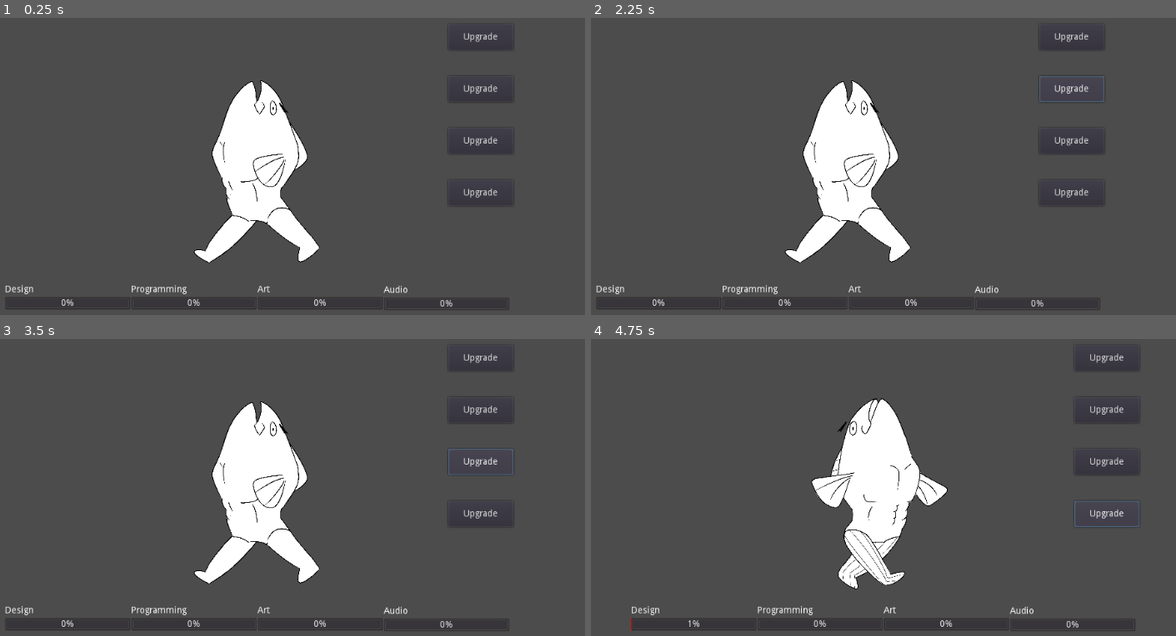
Above: before the commit, frames 1-4 (two rows, left to right).
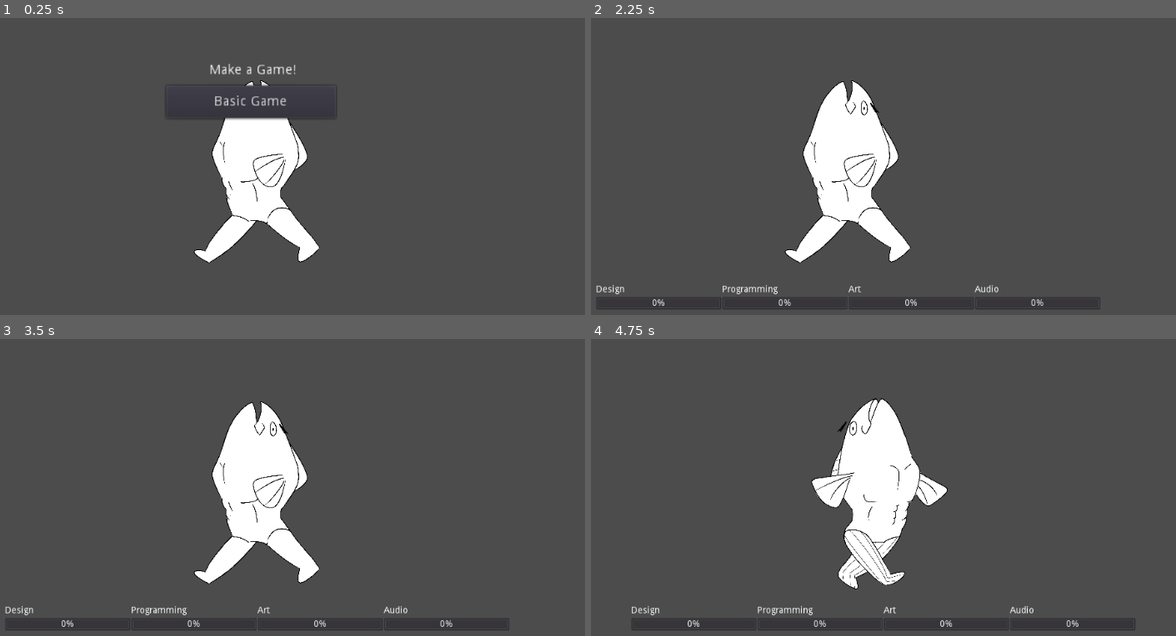
Above: after the commit, the same moments.

Repository: ChrisGoKim/Hokey-Pokey
Game: Godot game, scene res://MainScene.tscn
The game is run twice, just before and just after one commit, with the same random seed, the same clock (stepped at 60 frames per second) and the same inputs.
Inputs (mouse positions are in pixels of both pictures, inside the frame that each line leads up to):
- Up to frame 1 (0.25 s): no input
- Up to frame 2 (2.25 s): click (1070, 35) at 0.5 s, where only the run before the commit has a clickable "Upgrade"; click (842, 101) at 1.25 s, where only the run after the commit has a clickable "Basic Game"; click (1070, 89) at 2 s, where only the run before the commit has a clickable "Upgrade"
- Up to frame 3 (3.5 s): click (479, 460) at 2.75 s, where only the run before the commit has a clickable "Upgrade"
- Up to frame 4 (4.75 s): click (1070, 514) at 3.5 s, where only the run before the commit has a clickable "Upgrade"; tap Enter at 4.25 s; hold Right (ui_right) from 4.28 s (still down); tap P (progress_work) at 4.35 s

The runs differ from the first frame. In frame 1, 2.3% of the frame differs, in the area x 0-88%, y 4-99%; in frame 2, 0.6%; in frame 3, 0.5%; in frame 4, 0.6%.

Commit message:
Added a 'create a game' button which demonstrates basic game flow

Diff:
--- a/Fish.gd
+++ b/Fish.gd
@@ -1,9 +1,8 @@
 extends Node2D
-
 
 enum skills{PROGRAMMING, AUDIO, ART, DESIGN}
 var state = 3
-
+var isCreating = false
 var stats = [
 	randi() % 6, #programming
 	randi() % 6, #audio
@@ -19,6 +18,9 @@
 
 func _ready():
 	print("Ready")
+	$ProgressBars.hide()
+	$"Upgrade UI".hide()
+	$"Creation UI".show()
 	pass
 
 func _process(delta):
@@ -50,7 +52,9 @@
 		animPlaying = false
 
 	print($Anim.is_playing())
-	addProgress(state)
+
+	if isCreating == true:
+		addProgress(state)
 	pass
 
 ##ALL FUNCTIONALITY FOR UPGRADES
@@ -61,23 +65,31 @@
 
 func _on_Upgrade_Programming_pressed():
 	boostStat(skills.PROGRAMMING)
+	$"Upgrade UI".hide()
 	pass # replace with function body
 
 func _on_Upgrade_Audio_pressed():
 	boostStat(skills.AUDIO)
+	$"Upgrade UI".hide()
 	pass # replace with function body
 
 func _on_Upgrade_Art_pressed():
 	boostStat(skills.ART)
+	$"Upgrade UI".hide()
 	pass # replace with function body
 
 func _on_Upgrade_Design_pressed():
 	boostStat(skills.DESIGN)
+	$"Upgrade UI".hide()
 	pass # replace with function body
 
+
+
+
+
 func addProgress(var task):
-	#Calculation for progress bar. If you hit spacebar during a tick, it will give you a bonus based on your stats
-	var calculation = (.005 * stats[task])
+	#Calculation for progress bar. If you hit 'p' during a tick, it will give you a bonus based on your stats
+	var calculation = (.005 * stats[task]) #.005
 	if Input.is_action_just_pressed("progress_work"):
 		calculation += (.1 * stats[task])
 		pass
@@ -97,20 +109,33 @@
 func _on_DesignBar_value_changed(value):
 	if $ProgressBars/DesignBar.value >= 100:
 		state = 0
+		stats[3] += 2
 	pass # replace with function body
 
 func _on_Programming_Bar_value_changed(value):
 	if $"ProgressBars/Programming Bar".value >= 100:
 		state = 2
+		stats[0] += 2
 	pass # replace with function body
 
 
 func _on_Art_Bar_value_changed(value):
 	if $"ProgressBars/Art Bar".value >= 100:
 		state = 1
+		stats[2] += 2
 	pass # replace with function body
 
 func _on_Audio_Bar_value_changed(value):
 	if $"ProgressBars/Audio Bar".value >= 100:
-		pass#get money and upgrade chance
+		stats[1] += 2
+		$"Upgrade UI".show()
 	pass # replace with function body
+
+
+
+
+func _on_Basic_Game_pressed():
+	$"Creation UI".hide()
+	$ProgressBars.show()
+	isCreating = true
+	pass # replace with function body
--- a/Fish.tscn
+++ b/Fish.tscn
@@ -160,13 +160,68 @@
 script = ExtResource( 1 )
 _sections_unfolded = [ "Transform" ]
 
-[node name="AnimateFish" type="AnimatedSprite" parent="." index="0"]
+[node name="Creation UI" type="Node2D" parent="." index="0"]
+
+position = Vector2( -6.62501, -71.3749 )
+scale = Vector2( 1.47265, 1.47265 )
+z_index = 7
+_sections_unfolded = [ "Transform", "Z Index" ]
+
+[node name="Basic Game" type="Button" parent="Creation UI" index="0"]
+
+anchor_left = 0.0
+anchor_top = 0.0
+anchor_right = 0.0
+anchor_bottom = 0.0
+margin_left = -86.0
+margin_top = -23.0
+margin_right = 91.0
+margin_bottom = 11.0
+rect_pivot_offset = Vector2( 0, 0 )
+rect_clip_content = false
+focus_mode = 2
+mouse_filter = 0
+mouse_default_cursor_shape = 0
+size_flags_horizontal = 1
+size_flags_vertical = 1
+toggle_mode = false
+enabled_focus_mode = 2
+shortcut = null
+group = null
+text = "Basic Game"
+flat = false
+align = 1
+
+[node name="Intro" type="Label" parent="Creation UI" index="1"]
+
+anchor_left = 0.0
+anchor_top = 0.0
+anchor_right = 0.0
+anchor_bottom = 0.0
+margin_left = -41.0
+margin_top = -46.0
+margin_right = 50.0
+margin_bottom = -32.0
+rect_pivot_offset = Vector2( 0, 0 )
+rect_clip_content = false
+mouse_filter = 2
+mouse_default_cursor_shape = 0
+size_flags_horizontal = 1
+size_flags_vertical = 4
+text = "Make a Game!"
+percent_visible = 1.0
+lines_skipped = 0
+max_lines_visible = -1
+
+[node name="AnimateFish" type="AnimatedSprite" parent="." index="1"]
 
 scale = Vector2( 0.117314, 0.117314 )
+z_index = -1
 frames = SubResource( 1 )
 animation = "default"
-
-[node name="Anim" type="AnimationPlayer" parent="." index="1"]
+_sections_unfolded = [ "Transform", "Z Index" ]
+
+[node name="Anim" type="AnimationPlayer" parent="." index="2"]
 
 root_node = NodePath("../AnimateFish")
 autoplay = ""
@@ -177,7 +232,7 @@
 blend_times = [  ]
 _sections_unfolded = [ "Pause", "Playback Options" ]
 
-[node name="Camera2D" type="Camera2D" parent="." index="2"]
+[node name="Camera2D" type="Camera2D" parent="." index="3"]
 
 anchor_mode = 1
 rotating = false
@@ -202,7 +257,7 @@
 editor_draw_limits = false
 editor_draw_drag_margin = false
 
-[node name="Upgrade UI" type="Node2D" parent="." index="3"]
+[node name="Upgrade UI" type="Node2D" parent="." index="4"]
 
 editor/display_folded = true
 
@@ -227,7 +282,7 @@
 enabled_focus_mode = 2
 shortcut = null
 group = null
-text = "Upgrade"
+text = "Programming"
 flat = false
 align = 1
 _sections_unfolded = [ "Anchor", "Margin" ]
@@ -253,7 +308,7 @@
 enabled_focus_mode = 2
 shortcut = null
 group = null
-text = "Upgrade"
+text = "Audio"
 flat = false
 align = 1
 _sections_unfolded = [ "Anchor", "Margin" ]
@@ -278,7 +333,7 @@
 enabled_focus_mode = 2
 shortcut = null
 group = null
-text = "Upgrade"
+text = "Art"
 flat = false
 align = 1
 _sections_unfolded = [ "Anchor", "Margin" ]
@@ -304,12 +359,34 @@
 enabled_focus_mode = 2
 shortcut = null
 group = null
-text = "Upgrade"
+text = "Design"
 flat = false
 align = 1
 _sections_unfolded = [ "Anchor", "Margin" ]
 
-[node name="ProgressBars" type="Node2D" parent="." index="4"]
+[node name="Upgrades Text" type="Label" parent="Upgrade UI" index="4"]
+
+anchor_left = 0.0
+anchor_top = 0.0
+anchor_right = 0.0
+anchor_bottom = 0.0
+margin_left = 314.0
+margin_top = -235.0
+margin_right = 387.0
+margin_bottom = -221.0
+rect_pivot_offset = Vector2( 0, 0 )
+rect_clip_content = false
+mouse_filter = 2
+mouse_default_cursor_shape = 0
+size_flags_horizontal = 1
+size_flags_vertical = 4
+text = "Upgrades!"
+uppercase = true
+percent_visible = 1.0
+lines_skipped = 0
+max_lines_visible = -1
+
+[node name="ProgressBars" type="Node2D" parent="." index="5"]
 
 [node name="DesignBar" type="ProgressBar" parent="ProgressBars" index="0"]
 
@@ -463,9 +540,9 @@
 anchor_right = 0.0
 anchor_bottom = 0.0
 margin_left = 201.0
-margin_top = 221.0
+margin_top = 220.0
 margin_right = 394.0
-margin_bottom = 241.0
+margin_bottom = 240.0
 rect_pivot_offset = Vector2( 0, 0 )
 rect_clip_content = false
 mouse_filter = 0
@@ -503,7 +580,14 @@
 max_lines_visible = -1
 _sections_unfolded = [ "Size Flags" ]
 
-[node name="Stats UI" type="Node2D" parent="." index="5"]
+[node name="Stats UI" type="Node2D" parent="." index="6"]
+
+position = Vector2( -408.749, -70.2499 )
+scale = Vector2( 1.07031, 3.61718 )
+
+[connection signal="pressed" from="Creation UI/Basic Game" to="." method="_on_Basic_Game_pressed"]
+
+[connection signal="hide" from="Upgrade UI" to="." method="_on_Upgrade_UI_hide"]
 
 [connection signal="pressed" from="Upgrade UI/Upgrade Programming" to="." method="_on_Upgrade_Programming_pressed"]
 
